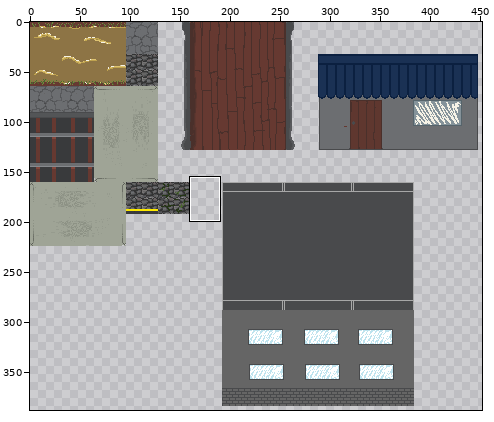
Sprite sheet, stored at game-design/real_tileset.png. The first picture is a wide view before the edit; the outline marks the close-up.
Close-up. Before the commit:
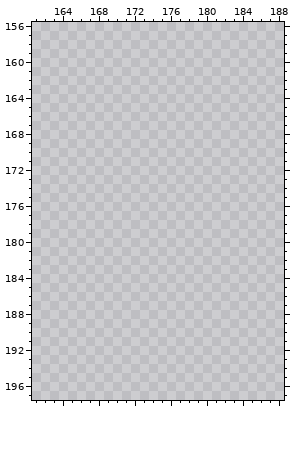
The file is 512x512 pixels. Colours within 5 levels of each other are drawn and written as one. Shown: x 161..188, y 156..197. The wide view leaves out empty margins.
And afterwards:
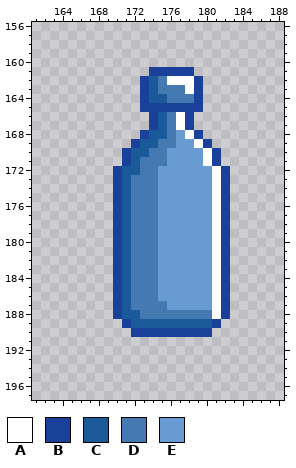
Palette (. is transparent): A #ffffff  B #1a419a  C #1a599a  D #4479b1  E #679bd1
Changes in this commit:
The author put colour A in row 162 at x 176 to 178; in row 163 at x 178; in rows 166 to 167 at x 177; in row 168 at x 178; in row 169 at x 179; in rows 170 to 171 at x 180.
The author put colour A in rows 172 to 188 at x 181.
The author put colour B in row 161 at x 174 to 178; in rows 162 to 164 at x 173 and 179; in row 165 at x 173 to 179; in rows 166 to 167 at x 174 and 178; in row 168 at x 173 and 179; in row 169 at x 172 and 180.
The author put colour B in rows 170 to 171 at x 171 and 181; in rows 172 to 188 at x 170 and 182; in row 189 at x 171 and 181; in row 190 at x 172 to 180.
The author put colour C in rows 162 to 163 at x 174; in row 164 at x 174 to 175; in rows 166 to 167 at x 175; in row 168 at x 174 to 175; in row 169 at x 173 to 174; in row 170 at x 172 to 173.
The author put colour C in row 171 at x 172; in row 172 at x 171 to 172; in rows 173 to 187 at x 171; in row 188 at x 171 to 172; in row 189 at x 172 to 180.
The author put colour D in row 162 at x 175; in row 163 at x 175 to 177; in row 164 at x 176 to 178; in rows 166 to 168 at x 176; in row 169 at x 175 to 176; in row 170 at x 174 to 175.
The author put colour D in row 171 at x 173 to 175; in row 172 at x 173 to 174; in rows 173 to 186 at x 172 to 174; in row 187 at x 172 to 175; in row 188 at x 173 to 180.
The author put colour E in row 168 at x 177; in row 169 at x 177 to 178; in rows 170 to 171 at x 176 to 179; in rows 172 to 186 at x 175 to 180; in row 187 at x 176 to 180.
